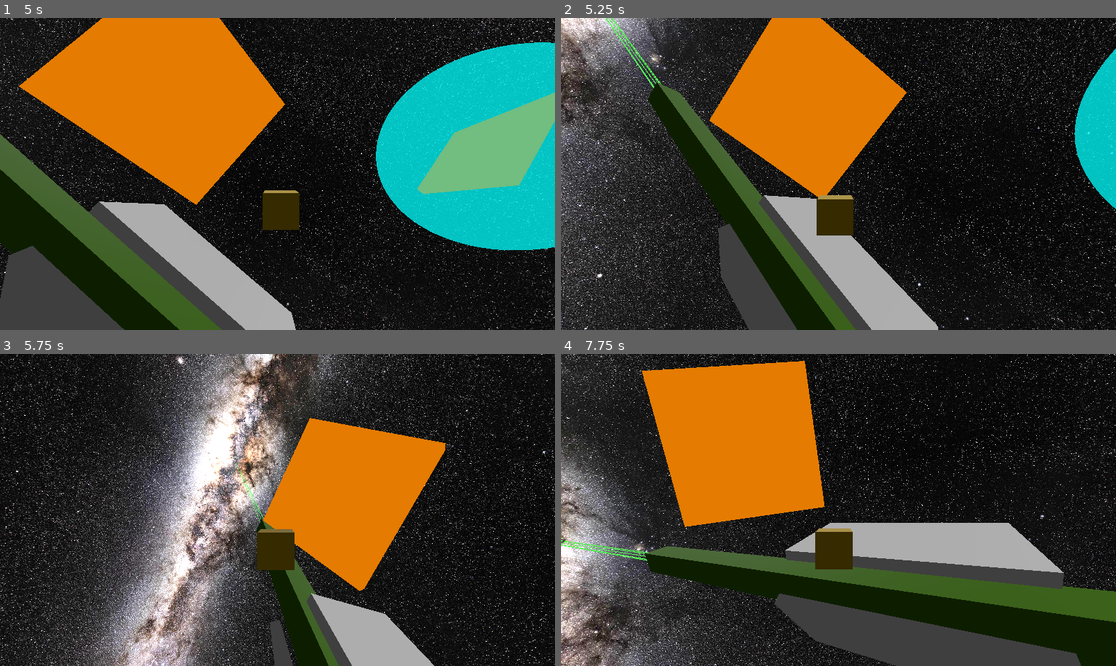
Above: before the commit, frames 1-4 (two rows, left to right).
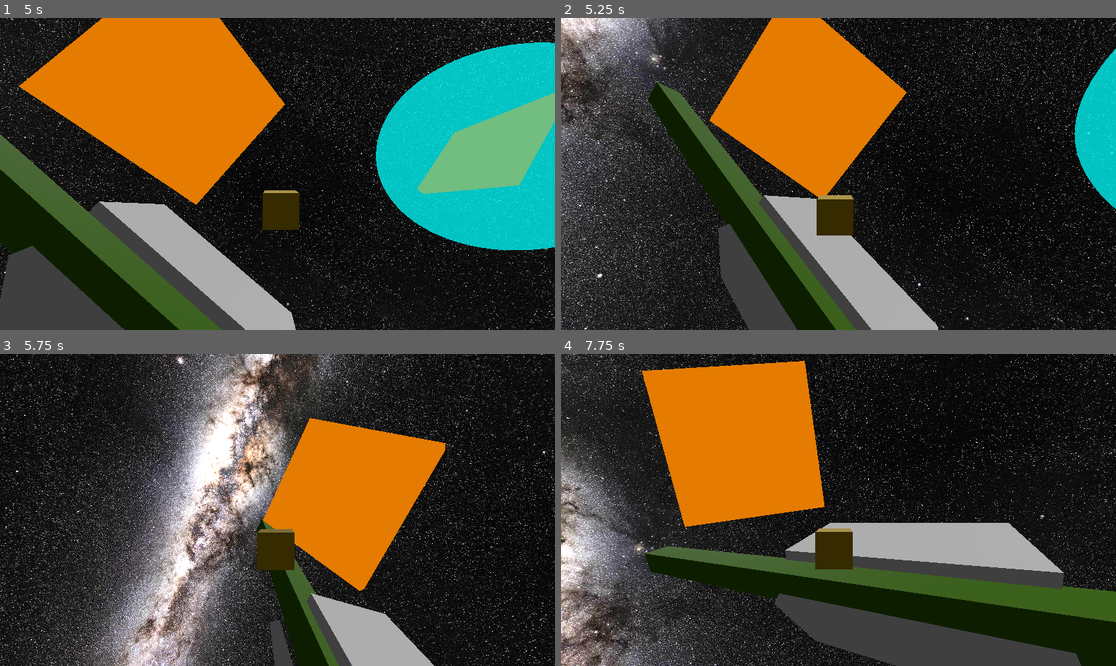
Above: after the commit, the same moments.

Repository: david-andrew/Aberration
Game: Godot game, scene res://world.tscn
Same seed, same stepped clock (60 frames per second), same inputs: the game is played once before the commit and once after it.
Inputs:
- Up to frame 1 (5 s): hold Right (right) 0.53-1.28 s; hold A (a) 0.53-1.28 s; tap D (d) at 0.8, 1.35 s; hold Down (down) 1.28-2.03 s; tap E (e) at 1.55 s; hold Right (right) 2.03-2.78 s; hold E (e) 2.03-2.78 s; tap Q (q) at 2.3, 2.85 s; hold Up (up) 2.78-3.53 s; tap S (s) at 3.05 s; hold S (s) 3.53-4.28 s; hold Left (left) from 3.53 s (still down); tap W (w) at 3.8, 4.35 s; tap A (a) at 4.55 s
- Up to frame 2 (5.25 s): release Left (left) at 5.03 s; hold Down (down) from 5.03 s (still down); hold A (a) from 5.03 s (still down)
- Up to frame 3 (5.75 s): keep holding Down (down); keep holding A (a); tap D (d) at 5.3 s
- Up to frame 4 (7.75 s): release Down (down) at 5.78 s; release A (a) at 5.78 s; hold Right (right) 5.78-6.53 s; tap Caps Lock (caps-lock) at 5.85 s; tap E (e) at 6.05 s; hold Up (up) 6.53-7.28 s; hold Ctrl (ctrl) 6.53-7.28 s; tap Q (q) at 6.8 s; hold Right (right) from 7.28 s (still down); tap D (d) at 7.35 s; tap S (s) at 7.55 s

Frame 1 is identical in both runs. In frame 2, 0.2% of the frame differs, in the area x 8-19%, y 0-23%; in frame 3, less than 0.1%; in frame 4, 0.2%, in the area x 0-16%, y 59-67%.

Commit message:
made laser module pull from power attached to parent

Diff:
--- a/LaserModule.gd
+++ b/LaserModule.gd
@@ -1 +1,50 @@
 extends ShipModule
+
+@export var POWER_DRAW = 10 #units per second
+
+var power_modules: Array[PowerModule]
+var laser
+var command_shoot: bool = true
+var original_parent
+
+func _ready():
+	super._ready()
+	# get a list of sibling power connectors
+	var parent = get_parent()
+	for child in parent.get_children():
+		if child is PowerModule:
+			power_modules.append(child)
+
+	laser = $RayCast3D
+
+	original_parent = get_parent()
+
+func shoot(physics_delta):
+	# randomly select a battery from the list to draw power from (ensuring it is valid and a a sibling)
+	# go through all in list until we find one. otherwise deactivate firing
+	# if firing active, take an amount of power from the battery
+	var shot_power_usage = POWER_DRAW * physics_delta;
+
+
+	power_modules.shuffle()
+	var power_taken: float = 0.0
+	var can_shoot:bool = false
+	for module in power_modules:
+		if is_instance_valid(module) and module.get_parent() == original_parent and module.current_power_storage > shot_power_usage:
+			power_taken += module.take_power(shot_power_usage - power_taken)
+			if is_equal_approx(shot_power_usage, power_taken):
+				can_shoot = true
+				break
+
+	laser.visible = can_shoot
+	#if can_shoot:
+		#pass
+	#else:
+		#pass
+
+
+func _physics_process(delta):
+	if command_shoot:
+		shoot(delta)
+	else:
+		laser.visible = false
--- a/PowerModule.gd
+++ b/PowerModule.gd
@@ -1,9 +1,24 @@
 extends ShipModule
+class_name PowerModule
+
 @export var MAX_POWER_STORAGE: int = 100
 @export var POWER_REGEN_RATE: float = 1.0 # units per second
 var current_power_storage: float = 0.5 * MAX_POWER_STORAGE
 
 
 func _physics_process(delta):
+	if current_power_storage < 0:
+		current_power_storage = 0
 	if current_power_storage < MAX_POWER_STORAGE:
-		current_power_storage += POWER_REGEN_RATE * delta
+		add_power(POWER_REGEN_RATE * delta)
+
+
+func add_power(amount: float):
+	if current_power_storage < MAX_POWER_STORAGE:
+		current_power_storage += amount
+	#in the future, could look at overloading when too much power over MAX is added
+
+func take_power(amount: float) -> float:
+	var available = min(max(current_power_storage, 0), amount)
+	current_power_storage = max(current_power_storage - amount, 0)
+	return available
--- a/laser.gd
+++ b/laser.gd
@@ -29,7 +29,7 @@
 
 
 
-	print('laser colliding with: ', collider)
+	#print('laser colliding with: ', collider)
 
 	# drawing the laser/mesh
 	beam_mesh.mesh.height = cast_point.z
--- a/laser_module.tscn
+++ b/laser_module.tscn
@@ -66,6 +66,7 @@
 shape = SubResource("CylinderShape3D_rc0xb")
 
 [node name="Health" parent="." instance=ExtResource("2_xmo3n")]
+MAX_HEALTH = 10
 
 [node name="RayCast3D" type="RayCast3D" parent="."]
 transform = Transform3D(-1, 0, -8.74228e-08, 0, 1, 0, 8.74228e-08, 0, -1, 0, 0, 2)
